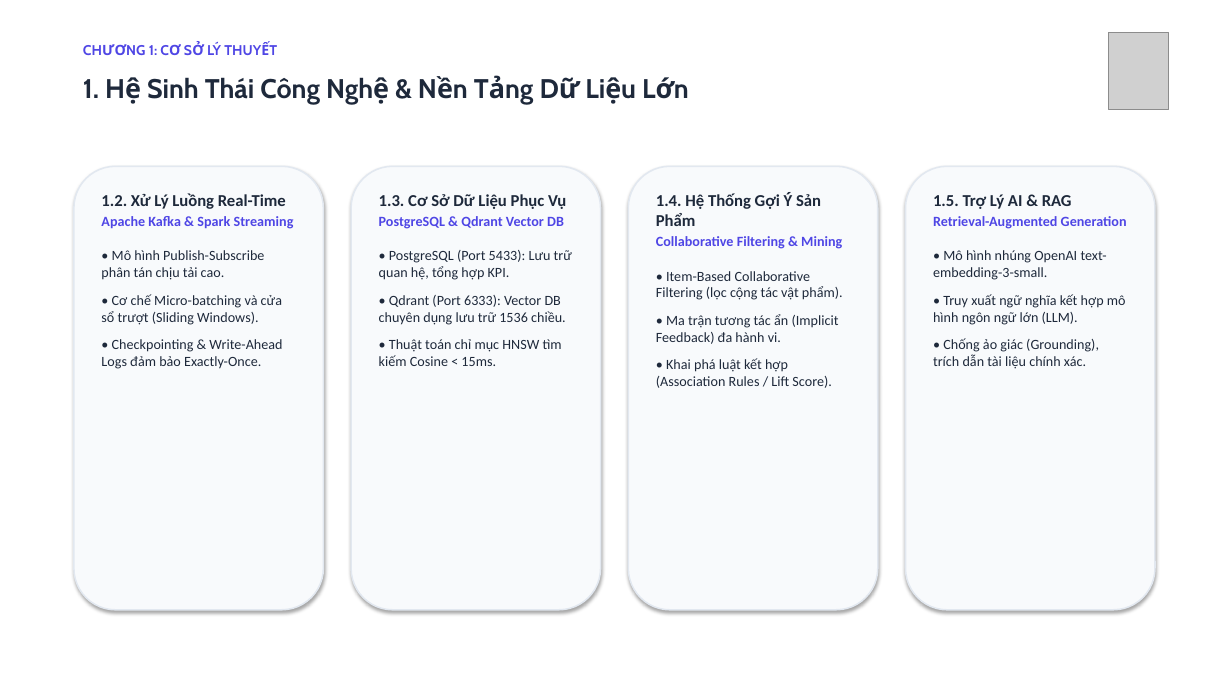
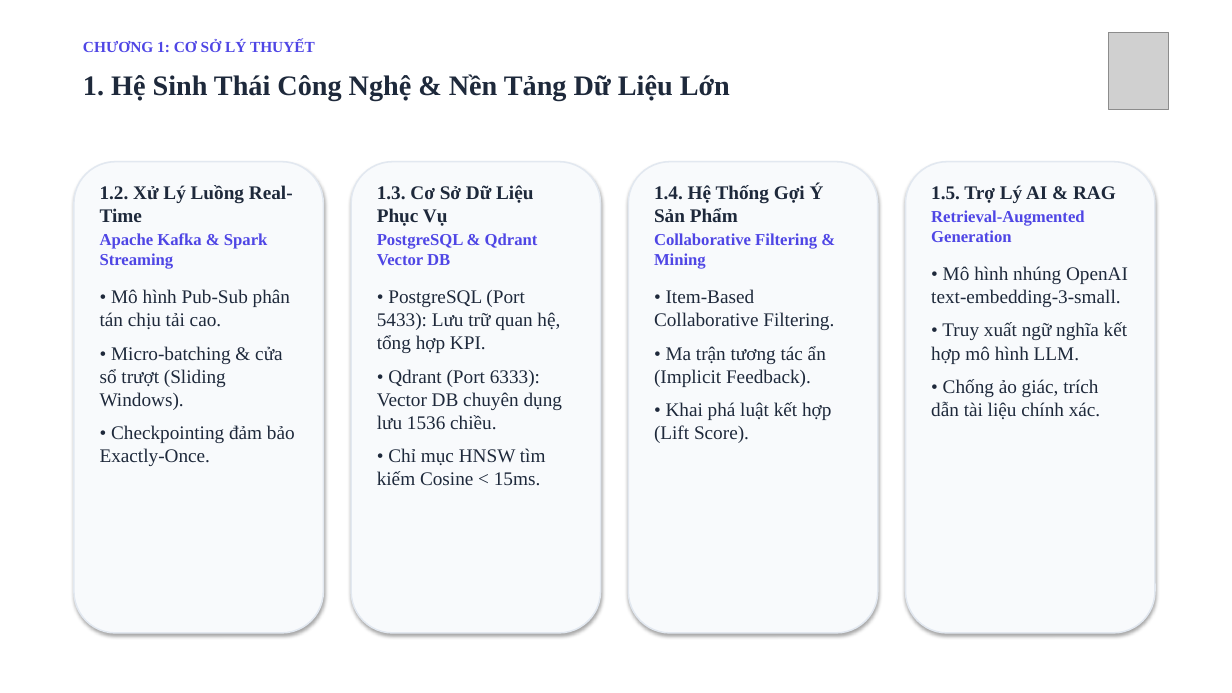
Before and after one commit to linhle100905/real-time-retail-analytics-platform, a slide deck: slide 4 of docs/Bao_Cao_Thuyet_Trinh_Do_An_Full.pptx. Drawn at 1232x693 pixels with LibreOffice and Linux fonts; fonts in the diff are those of the drawing; grey boxes stand for pictures. Boxes give left, top, right and bottom in pixels: in the first picture for what was removed or moved away, otherwise in the second. Text is boxed around its words. In the diff, an @@ line names an element or a change of style, - is before the commit and + after.

Commit message:
docs: standardize all presentation slides with Times New Roman font (content 15pt, titles 22pt)

```diff
--- a/docs/Bao_Cao_Thuyet_Trinh_Do_An_Full.pptx
+++ b/docs/Bao_Cao_Thuyet_Trinh_Do_An_Full.pptx
@@ text "CHƯƠNG 1: CƠ SỞ LÝ ..." at (83,40,315,52): size 11 to 12 pt, font Cabin to Times New Roman @@
@@ text "1. Hệ Sinh Thái Công ..." at (83,74,730,100): size 21 to 22 pt, font Cabin to Times New Roman @@
@@ rounded rectangle: place and size @@
-rounded rectangle at (74,166,323,610)
+rounded rectangle at (74,162,323,633)
@@ text "1.2. Xử Lý Luồng Real-Time": place and size @@
-text "1.2. Xử Lý Luồng Real-Time" at (101,193,294,369)
+text "1.2. Xử Lý Luồng Real-Time" at (100,185,295,466)
@@ rounded rectangle: place and size @@
-rounded rectangle at (351,166,601,610)
+rounded rectangle at (351,162,601,633)
@@ text "1.3. Cơ Sở Dữ Liệu ...": place and size @@
-text "1.3. Cơ Sở Dữ Liệu ..." at (379,194,572,366)
+text "1.3. Cơ Sở Dữ Liệu ..." at (377,185,562,485)
@@ rounded rectangle: place and size @@
-rounded rectangle at (628,166,878,610)
+rounded rectangle at (628,162,878,633)
@@ text "1.4. Hệ Thống Gợi Ý ...": place and size @@
-text "1.4. Hệ Thống Gợi Ý ..." at (656,192,843,388)
+text "1.4. Hệ Thống Gợi Ý ..." at (654,184,834,443)
@@ rounded rectangle: place and size @@
-rounded rectangle at (906,166,1155,610)
+rounded rectangle at (906,162,1155,633)
@@ text "1.5. Trợ Lý AI & ...": place and size @@
-text "1.5. Trợ Lý AI & ..." at (933,194,1127,369)
+text "1.5. Trợ Lý AI & ..." at (931,185,1128,419)
@@ text at (100,185,293,269): size 13 to 15 pt in "1.2. Xử Lý Luồng Real-Time"; font Calibri to Times New Roman in "1.2. Xử Lý Luồng Real-Time", "Apache Kafka & Spark Streaming"; size 11 to 13 pt in "Apache Kafka & Spark Streaming"; less space between paragraphs @@
@@ text at (377,185,560,353): size 13 to 15 pt in "1.3. Cơ Sở Dữ Liệu Phục Vụ"; font Calibri to Times New Roman in "1.3. Cơ Sở Dữ Liệu Phục Vụ", "PostgreSQL & Qdrant Vector DB", "• PostgreSQL (Port 5433): Lưu trữ quan ..."; size 11 to 13 pt in "PostgreSQL & Qdrant Vector DB"; size 11 to 15 pt in "• PostgreSQL (Port 5433): Lưu trữ quan ..."; less space between paragraphs @@
@@ text at (654,184,824,269): size 13 to 15 pt in "1.4. Hệ Thống Gợi Ý Sản Phẩm"; font Calibri to Times New Roman in "1.4. Hệ Thống Gợi Ý Sản Phẩm", "Collaborative Filtering & Mining"; size 11 to 13 pt in "Collaborative Filtering & Mining"; less space between paragraphs @@
@@ text at (931,185,1128,307): size 13 to 15 pt in "1.5. Trợ Lý AI & RAG"; font Calibri to Times New Roman in "1.5. Trợ Lý AI & RAG", "Retrieval-Augmented Generation", "• Mô hình nhúng OpenAI text-embedding-3-small."; size 11 to 13 pt in "Retrieval-Augmented Generation"; size 11 to 15 pt in "• Mô hình nhúng OpenAI text-embedding-3-small."; less space between paragraphs @@
@@ text at (100,289,295,466): text changed; size 11 to 15 pt; font Calibri to Times New Roman @@
-• Mô hình Publish-Subscribe phân tán chịu tải cao.
-• Cơ chế Micro-batching và cửa sổ trượt (Sliding Windows).
-• Checkpointing & Write-Ahead Logs đảm bảo Exactly-Once.
+• Mô hình Pub-Sub phân tán chịu tải cao.
+• Micro-batching & cửa sổ trượt (Sliding Windows).
+• Checkpointing đảm bảo Exactly-Once.
@@ text at (654,289,834,443): text changed; size 11 to 15 pt; font Calibri to Times New Roman @@
-• Item-Based Collaborative Filtering (lọc cộng tác vật phẩm).
-• Ma trận tương tác ẩn (Implicit Feedback) đa hành vi.
-• Khai phá luật kết hợp (Association Rules / Lift Score).
+• Item-Based Collaborative Filtering.
+• Ma trận tương tác ẩn (Implicit Feedback).
+• Khai phá luật kết hợp (Lift Score).
@@ text at (931,322,1127,419): text changed; size 11 to 15 pt; font Calibri to Times New Roman @@
-• Truy xuất ngữ nghĩa kết hợp mô hình ngôn ngữ lớn (LLM).
-• Chống ảo giác (Grounding), trích dẫn tài liệu chính xác.
+• Truy xuất ngữ nghĩa kết hợp mô hình LLM.
+• Chống ảo giác, trích dẫn tài liệu chính xác.
@@ text at (377,369,562,485): text changed; size 11 to 15 pt; font Calibri to Times New Roman @@
-• Qdrant (Port 6333): Vector DB chuyên dụng lưu trữ 1536 chiều.
-• Thuật toán chỉ mục HNSW tìm kiếm Cosine < 15ms.
+• Qdrant (Port 6333): Vector DB chuyên dụng lưu 1536 chiều.
+• Chỉ mục HNSW tìm kiếm Cosine < 15ms.
```
Also in this commit, not shown: 12 other slides changed.
